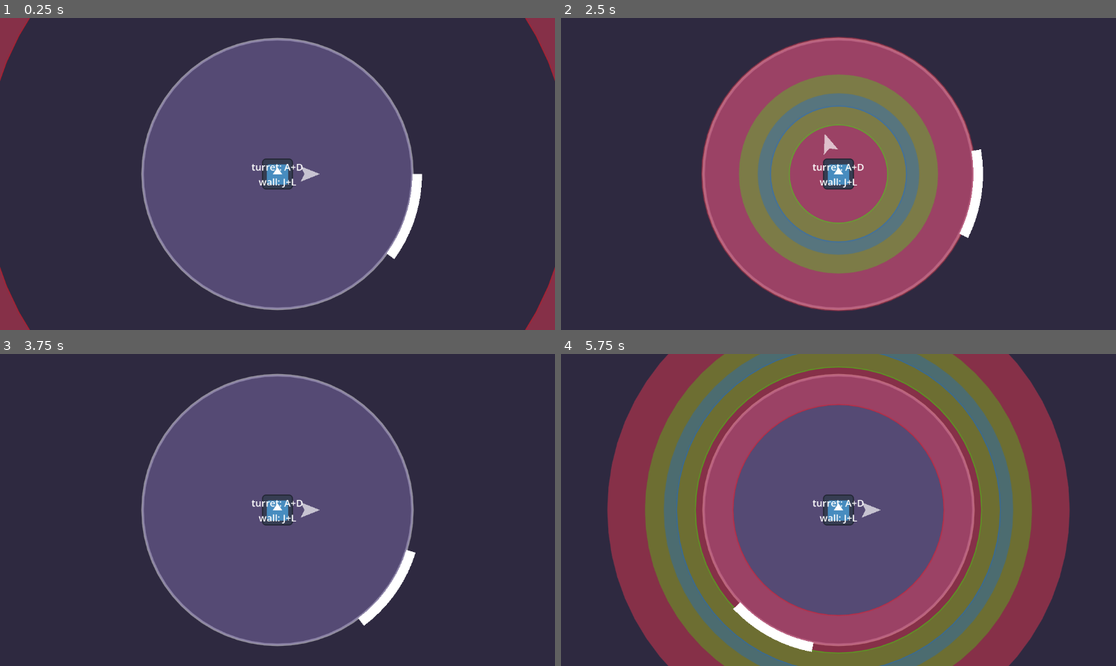
Above: before the commit, frames 1-4 (two rows, left to right).
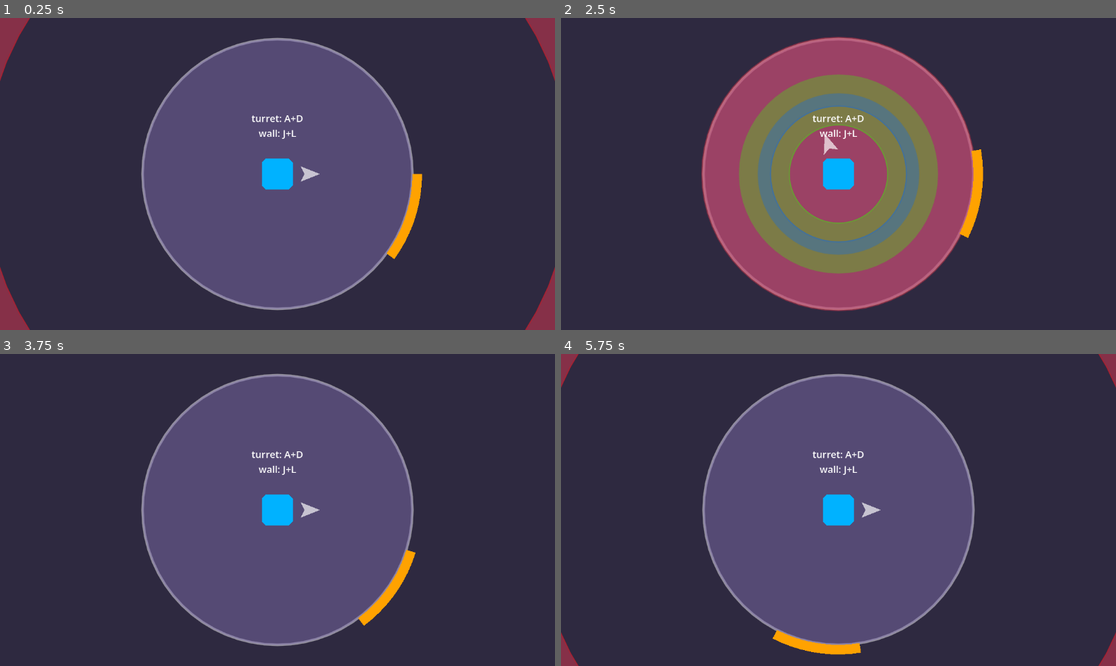
Above: after the commit, the same moments.

Repository: solirides/amazing-game
Game: Godot game, scene res://scenes/world/world.tscn
Two runs of this game, one before a commit and one after it. Both use one fixed random seed, a clock stepped at 60 frames per second and the inputs below. The engine's default icon, where the game draws it, is replaced by a stand-in: a white triangle on a blue panel in a dark square.
Inputs (mouse positions are in pixels of both pictures, inside the frame that each line leads up to):
- Up to frame 1 (0.25 s): no input
- Up to frame 2 (2.5 s): move the mouse to (960, 158) at 0.52 s; hold Right (ui_right) 0.53-1.28 s; hold A (turret_ccw) 0.53-1.28 s; click (960, 158) at 0.6 s; move the mouse to (727, 189) at 1.27 s; hold Down (ui_down) 1.28-2.03 s; tap A (turret_ccw) at 1.35 s; tap D (turret_cw) at 1.55 s; move the mouse to (894, 105) at 2.02 s; hold Right (ui_right) from 2.03 s (still down); hold D (turret_cw) from 2.03 s (still down); tap J (wall_ccw) at 2.3 s
- Up to frame 3 (3.75 s): move the mouse to (249, 572) at 2.77 s; release Right (ui_right) at 2.78 s; release D (turret_cw) at 2.78 s; hold Up (ui_up) 2.78-3.53 s; tap J (wall_ccw) at 2.85 s; tap L (wall_cw) at 3.05 s; tap Enter at 3.5 s; move the mouse to (444, 556) at 3.52 s; hold Left (ui_left) from 3.53 s (still down); hold L (wall_cw) from 3.53 s (still down)
- Up to frame 4 (5.75 s): tap C (turret_attack, bound only after the commit) at 3.8, 4.35 s; tap Escape (ui_cancel) at 4.15 s; move the mouse to (672, 463) at 4.27 s; release L (wall_cw) at 4.28 s; tap N (wall_attack, bound only after the commit) at 4.55, 5.1 s; move the mouse to (866, 510) at 5.02 s; release Left (ui_left) at 5.03 s; hold Down (ui_down) from 5.03 s (still down); click (866, 510) at 5.3 s

The runs differ from the first frame. In frame 1, 1.3% of the frame differs, in the area x 45-77%, y 31-78%; in frame 2, 1.3%; in frame 3, 1.3%; in frame 4, 58%, in the area x 0-100%, y 0-100%.

Commit message:
control switching

Diff:
--- /dev/null
+++ b/amazing-game/modules/global/GameManager.tscn
@@ -0,0 +1,7 @@
+[gd_scene format=3 uid="uid://bdo0qjgoi2kmx"]
+
+[ext_resource type="Script" uid="uid://cofa1xwvci1c5" path="res://modules/global/game_manager.gd" id="1_2n3o6"]
+
+[node name="GameManager" type="Node" unique_id=1735510353]
+process_mode = 3
+script = ExtResource("1_2n3o6")
--- /dev/null
+++ b/amazing-game/modules/global/game_manager.gd
@@ -0,0 +1,22 @@
+extends Node
+
+# reference to world node
+var world:Node
+var turret:Node
+var wall:Node
+@export var turret_color:Color = Color(0.0, 0.7, 1.0, 1.0)
+@export var wall_color:Color = Color(1.0, 0.633, 0.0, 1.0)
+
+# false:original controls
+# true:controls have been swapped
+var swap_state = false
+
+func _ready() -> void:
+	self.process_mode = Node.PROCESS_MODE_ALWAYS
+
+func _process(delta: float) -> void:
+	pass
+
+func _input(event: InputEvent) -> void:
+	if event.is_action_pressed("ui_cancel"):
+		get_tree().paused = !get_tree().paused
--- a/amazing-game/modules/player/player.gd
+++ b/amazing-game/modules/player/player.gd
@@ -25,6 +25,7 @@
 
 # Called when the node enters the scene tree for the first time.
 func _ready() -> void:
+	GameManager.turret = self
 	health = base_health
 	await get_tree().process_frame
 	await get_tree().process_frame
@@ -54,7 +55,7 @@
 	#print(shot_bullet)
 
 	# note: "left_mouse" is an input set in Project>Project settings>Input map
-	if Input.is_action_just_pressed("left_mouse"):
+	if Input.is_action_just_pressed("turret_attack") or Input.is_action_just_pressed("left_mouse"):
 		if pulse_states[0] == true and (shot_bullet == false or infinite_shooting):
 			shot_bullet = true
 			var damage = bullet_damage
@@ -74,7 +75,6 @@
 				#
 
 			shoot(damage)
-
 
 	if Input.is_action_pressed("turret_ccw"):
 		theta -= rotation_speed
--- a/amazing-game/modules/player/player.tscn
+++ b/amazing-game/modules/player/player.tscn
@@ -17,8 +17,12 @@
 script = ExtResource("1_fhf1h")
 
 [node name="Sprite2D" type="Sprite2D" parent="." unique_id=1700158568]
+visible = false
 scale = Vector2(0.5, 0.5)
 texture = ExtResource("2_a5pop")
+
+[node name="Polygon2D" type="Polygon2D" parent="." unique_id=1116497351]
+polygon = PackedVector2Array(24, -32, 32, -24, 32, 24, 24, 32, -24, 32, -32, 24, -32, -24, -24, -32)
 
 [node name="CollisionShape2D" type="CollisionShape2D" parent="." unique_id=1586235502]
 shape = SubResource("RectangleShape2D_qgxqk")
--- a/amazing-game/modules/wall/wall.gd
+++ b/amazing-game/modules/wall/wall.gd
@@ -18,11 +18,11 @@
 signal alive_state_changed(state:bool)
 
 func _ready() -> void:
+	GameManager.wall = self
 	# set collision shape
 	var polygon = create_polygon()
 	$Polygon2D.polygon = polygon
 	$CollisionPolygon2D.polygon = polygon
-
 
 
 func create_polygon():
@@ -71,7 +71,9 @@
 	can_move = false
 
 	var timer = get_tree().create_timer(respawn_time, false, true).timeout.connect(respawn)
+	GameManager.world.swap_players()
 
+	# flashing animation
 	if modulate_tween:
 		modulate_tween.kill()
 	var modulate_tween = create_tween()
--- a/amazing-game/project.godot
+++ b/amazing-game/project.godot
@@ -14,6 +14,10 @@
 run/main_scene="uid://dqj8oypchmnag"
 config/features=PackedStringArray("4.6", "Forward Plus")
 config/icon="res://icon.svg"
+
+[autoload]
+
+GameManager="*uid://bdo0qjgoi2kmx"
 
 [global_group]
 
@@ -83,6 +87,16 @@
 "events": [Object(InputEventKey,"resource_local_to_scene":false,"resource_name":"","device":-1,"window_id":0,"alt_press …(191 unchanged characters)…
 ]
 }
+turret_attack={
+"deadzone": 0.2,
+"events": [Object(InputEventKey,"resource_local_to_scene":false,"resource_name":"","device":-1,"window_id":0,"alt_pressed":false,"shift_pressed":false,"ctrl_pressed":false,"meta_pressed":false,"pressed":false,"keycode":0,"physical_keycode":67,"key_label":0,"unicode":99,"location":0,"echo":false,"script":null)
+]
+}
+wall_attack={
+"deadzone": 0.2,
+"events": [Object(InputEventKey,"resource_local_to_scene":false,"resource_name":"","device":-1,"window_id":0,"alt_pressed":false,"shift_pressed":false,"ctrl_pressed":false,"meta_pressed":false,"pressed":false,"keycode":0,"physical_keycode":78,"key_label":0,"unicode":110,"location":0,"echo":false,"script":null)
+]
+}
 
 [layer_names]
 
--- a/amazing-game/scenes/world/camera.gd
+++ b/amazing-game/scenes/world/camera.gd
@@ -14,3 +14,15 @@
 
 	if target != null:
 		global_position = lerp(global_position, target.global_position, delta * speed)
+
+var shake_tween:Tween
+func shake(amplitude:float=10, frequency:float=3, duration:float=1):
+
+	if shake_tween:
+		shake_tween.kill()
+	shake_tween = create_tween().set_trans(Tween.TRANS_SINE).set_ease(Tween.EASE_IN_OUT)
+	for i in range(floor(duration * frequency)):
+		var vec = Vector2(1,0).rotated(randf_range(0,2*PI))
+		shake_tween.tween_property(self, "offset", vec * amplitude, 1.0/frequency)
+	shake_tween.tween_property(self, "offset", Vector2(0,0), 1.0/frequency)
+	#self.offset = vec * amplitude
--- a/amazing-game/scenes/world/world.gd
+++ b/amazing-game/scenes/world/world.gd
@@ -1,7 +1,7 @@
 extends Node2D
 
 @export var wall_node:Node
-@export var player_node:Node
+@export var turret_node:Node
 @export var circle_display:Node
 @export var circles = 0
 
@@ -9,11 +9,12 @@
 var filled_circle_hex = []
 
 func _ready() -> void:
-
-	circle_display.connect("pulse_reached", player_node._on_pulse_reached)
+	GameManager.world = self
+	circle_display.connect("pulse_reached", turret_node._on_pulse_reached)
 
 	create_grid(circles)
 	create_collision_polygon()
+	set_player_colors()
 
 func create_circle(radius:float, res:int, sign:int = 0, offset:Vector2 = Vector2(0,0)):
 	# make a circle
@@ -82,3 +83,38 @@
 		#poly.polygon = s
 		#poly.color = Color.from_hsv(randf(), 0.5, 0.8, 0.5)
 		#$StaticBody2D.add_child(poly)
+
+
+func set_player_colors():
+	if GameManager.swap_state:
+		turret_node.get_node("Polygon2D").modulate = GameManager.wall_color
+		wall_node.get_node("Polygon2D").modulate = GameManager.turret_color
+	else:
+		turret_node.get_node("Polygon2D").modulate = GameManager.turret_color
+		wall_node.get_node("Polygon2D").modulate = GameManager.wall_color
+
+
+func swap_players():
+	print("swapping players")
+	GameManager.swap_state = !GameManager.swap_state
+
+	set_player_colors()
+
+	var actions_to_swap = [
+		["turret_cw", "wall_cw"],
+		["turret_ccw", "wall_ccw"],
+		["turret_attack", "wall_attack"]
+	]
+
+	for i in actions_to_swap.size():
+		var events0 = InputMap.action_get_events(actions_to_swap[i][0])
+		var events1 = InputMap.action_get_events(actions_to_swap[i][1])
+
+		InputMap.action_erase_events(actions_to_swap[i][0])
+		InputMap.action_erase_events(actions_to_swap[i][1])
+
+		for event in events0:
+			InputMap.action_add_event(actions_to_swap[i][1], event)
+
+		for event in events1:
+			InputMap.action_add_event(actions_to_swap[i][0], event)
--- a/amazing-game/scenes/world/world.tscn
+++ b/amazing-game/scenes/world/world.tscn
@@ -9,10 +9,10 @@
 [sub_resource type="LabelSettings" id="LabelSettings_k0juu"]
 font_size = 20
 
-[node name="World" type="Node2D" unique_id=345513547 node_paths=PackedStringArray("wall_node", "player_node", "circle_display")]
+[node name="World" type="Node2D" unique_id=345513547 node_paths=PackedStringArray("wall_node", "turret_node", "circle_display")]
 script = ExtResource("1_k0juu")
 wall_node = NodePath("Wall")
-player_node = NodePath("Player")
+turret_node = NodePath("Player")
 circle_display = NodePath("CircleDisplay")
 
 [node name="Camera2D" type="Camera2D" parent="." unique_id=1396958463 node_paths=PackedStringArray("target")]
@@ -21,7 +21,6 @@
 
 [node name="CircleDisplay" type="Node2D" parent="." unique_id=2028538421]
 script = ExtResource("3_4wyf3")
-timing_range = 1.0
 
 [node name="Player" parent="." unique_id=325968683 node_paths=PackedStringArray("circle_node") instance=ExtResource("1_nnsk1")]
 circle_node = NodePath("../CircleDisplay")
@@ -45,10 +44,10 @@
 anchor_top = 0.5
 anchor_right = 0.5
 anchor_bottom = 0.5
-offset_left = -104.5
-offset_top = -29.5
-offset_right = 104.5
-offset_bottom = 29.5
+offset_left = -104.0
+offset_top = -130.0
+offset_right = 105.0
+offset_bottom = -71.0
 grow_horizontal = 2
 grow_vertical = 2
 text = "turret: A+D
Not shown, added: amazing-game/modules/global/game_manager.gd.uid
